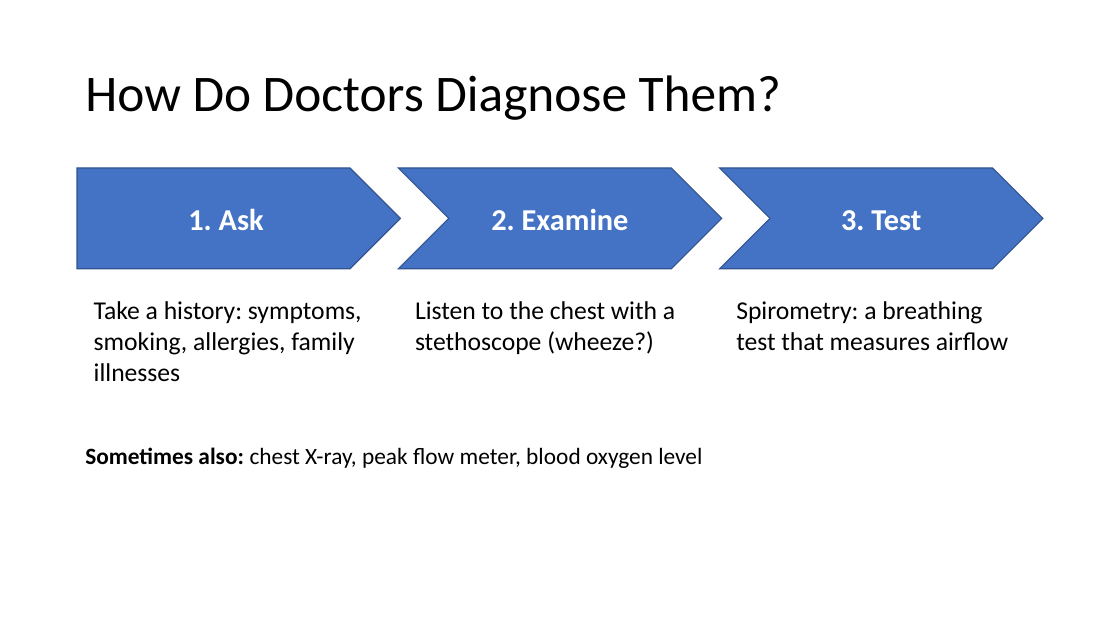
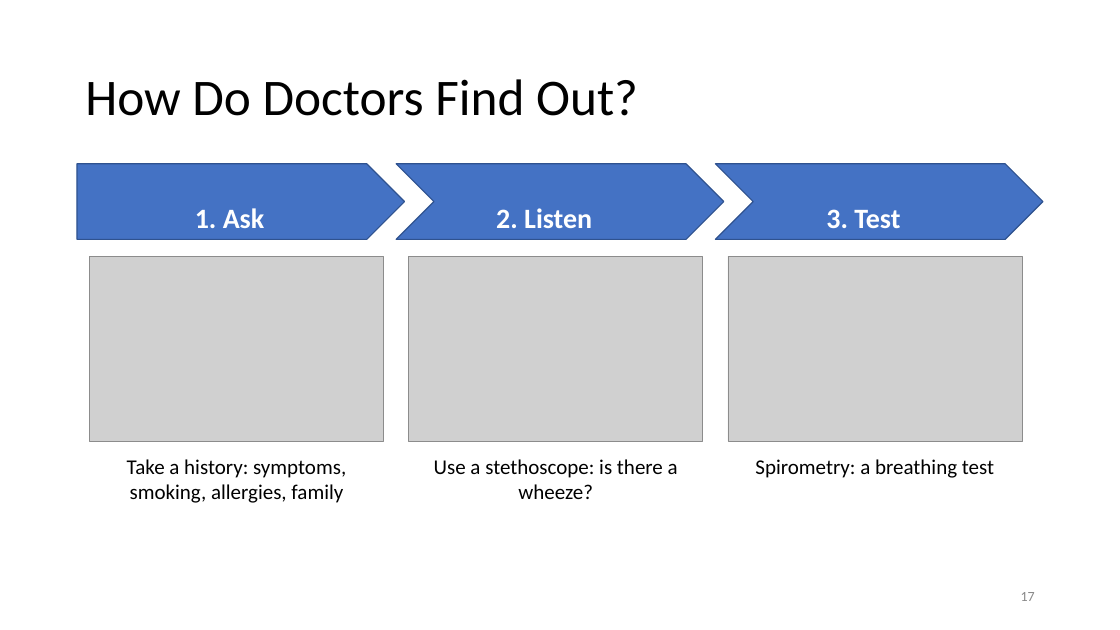
Before and after one commit to mrm145/Claude-CoWorkNotCode, a slide deck: slide 17 of Asthma_and_COPD_Presentation.pptx (slide 16 before the commit). Drawn at 1120x630 pixels with LibreOffice and Linux fonts; fonts in the diff are those of the drawing; grey boxes stand for pictures. Boxes give left, top, right and bottom in pixels: in the first picture for what was removed or moved away, otherwise in the second. Text is boxed around its words. In the diff, an @@ line names an element or a change of style, - is before the commit and + after.

```diff
--- a/Asthma_and_COPD_Presentation.pptx
+++ b/Asthma_and_COPD_Presentation.pptx
@@ title at (85, 79, 638, 116): text changed @@
-How Do Doctors Diagnose Them?
+How Do Doctors Find Out?
@@ pentagon arrow "1. Ask": place and size @@
-pentagon arrow "1. Ask" at (77, 168, 401, 269)
+pentagon arrow "1. Ask" at (77, 164, 405, 239)
@@ pentagon arrow "1. Ask" at (77, 164, 405, 239): size 26 to 24 pt; outline #325491 1 pt to #2F528F 1 pt @@
@@ chevron "2. Listen": place and size @@
-chevron "2. Listen" at (398, 168, 722, 269)
+chevron "2. Listen" at (397, 164, 724, 239)
@@ chevron "2. Listen" at (397, 164, 724, 239): outline #325491 1 pt to #2F528F 1 pt @@
@@ chevron "3. Test" at (716, 164, 1044, 239): size 26 to 24 pt; outline #325491 1 pt to #2F528F 1 pt @@
@@ chevron "3. Test": place and size @@
-chevron "3. Test" at (720, 168, 1044, 269)
+chevron "3. Test" at (716, 164, 1044, 239)
@@ text in chevron at (496, 208, 592, 228): text changed; size 26 to 24 pt @@
-2. Examine
+2. Listen
@@ picture added at (90, 256, 384, 441) @@
@@ picture added at (409, 256, 703, 441) @@
@@ picture added at (728, 256, 1023, 441) @@
@@ text removed at (415, 301, 675, 354) @@
-Listen to the chest with a stethoscope (wheeze?)
@@ text removed at (85, 447, 702, 468) @@
-Sometimes also: chest X-ray, peak flow meter, blood oxygen level
@@ text at (127, 459, 346, 503): text changed; size 22 to 18 pt @@
-Take a history: symptoms, smoking, allergies, family illnesses
+Take a history: symptoms, smoking, allergies, family
@@ text added at (434, 459, 678, 499), 18 pt, text #000000 @@
+Use a stethoscope: is there a wheeze?
@@ text at (755, 459, 994, 478): text changed; size 22 to 18 pt @@
-Spirometry: a breathing test that measures airflow
+Spirometry: a breathing test
@@ page number added at (1021, 592, 1035, 601), 12 pt, text #898989 @@
+17
```
Also in this commit, not shown: 13 other slides changed, 11 slides added, 9 slides removed, 1 other file.
